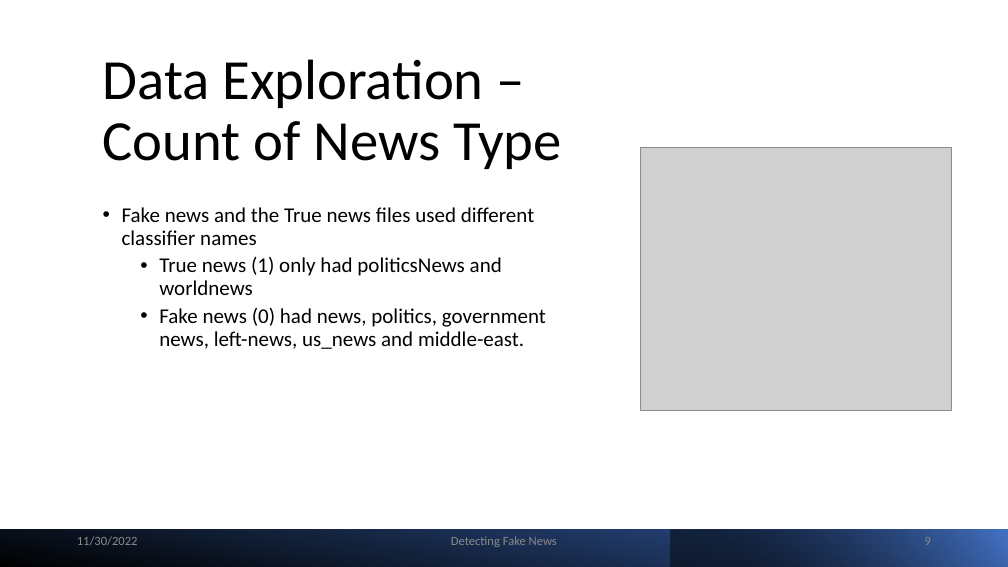
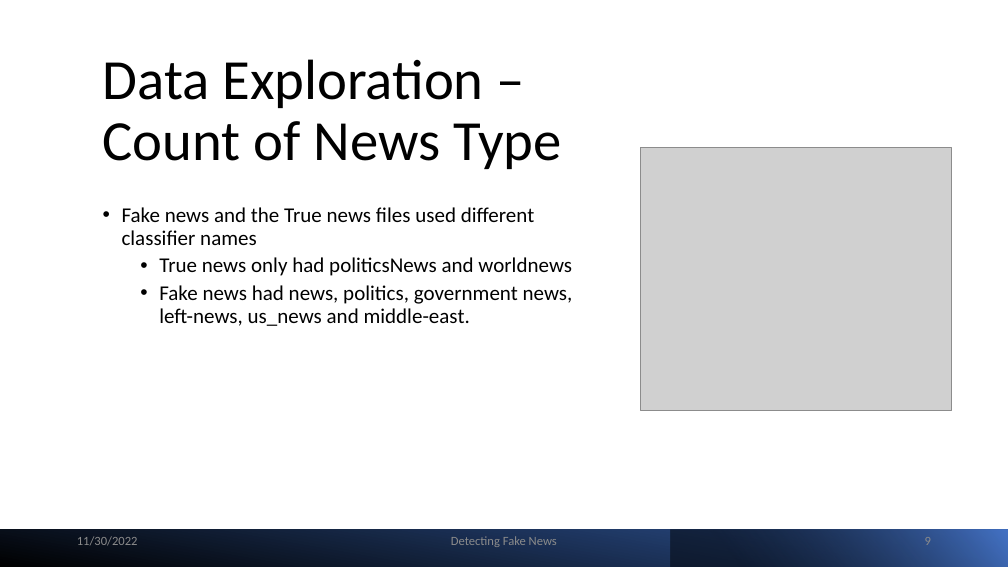
Before and after one commit to blasher565/dm_cs522, a slide deck: slide 9 of final project/Powerpoint/lash_final_fakenews.pptx. Drawn at 1008x567 pixels with LibreOffice and Linux fonts; fonts in the diff are those of the drawing; grey boxes stand for pictures. Boxes give left, top, right and bottom in pixels: in the first picture for what was removed or moved away, otherwise in the second. Text is boxed around its words. In the diff, an @@ line names an element or a change of style, - is before the commit and + after.

```diff
--- a/final project/Powerpoint/lash_final_fakenews.pptx
+++ b/final project/Powerpoint/lash_final_fakenews.pptx
@@ text at (159,257,573,326): text changed @@
-  • True news (1) only had politicsNews and worldnews
-  • Fake news (0) had news, politics, government news, left-news, us_news and middle-east.
+  • True news only had politicsNews and worldnews
+  • Fake news had news, politics, government news, left-news, us_news and middle-east.
```
Also in this commit, not shown: 4 other slides changed, 1 other file.
